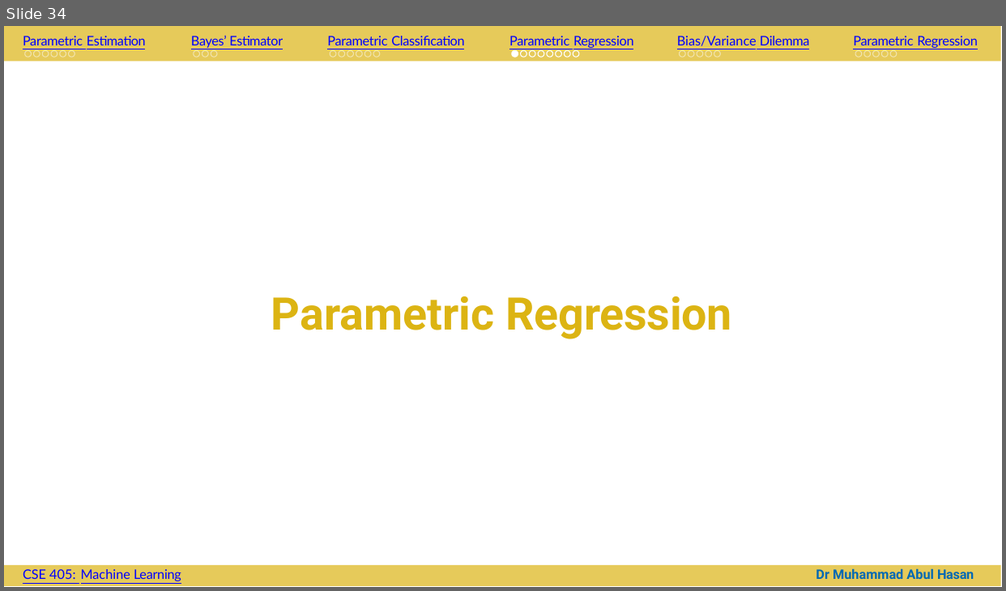
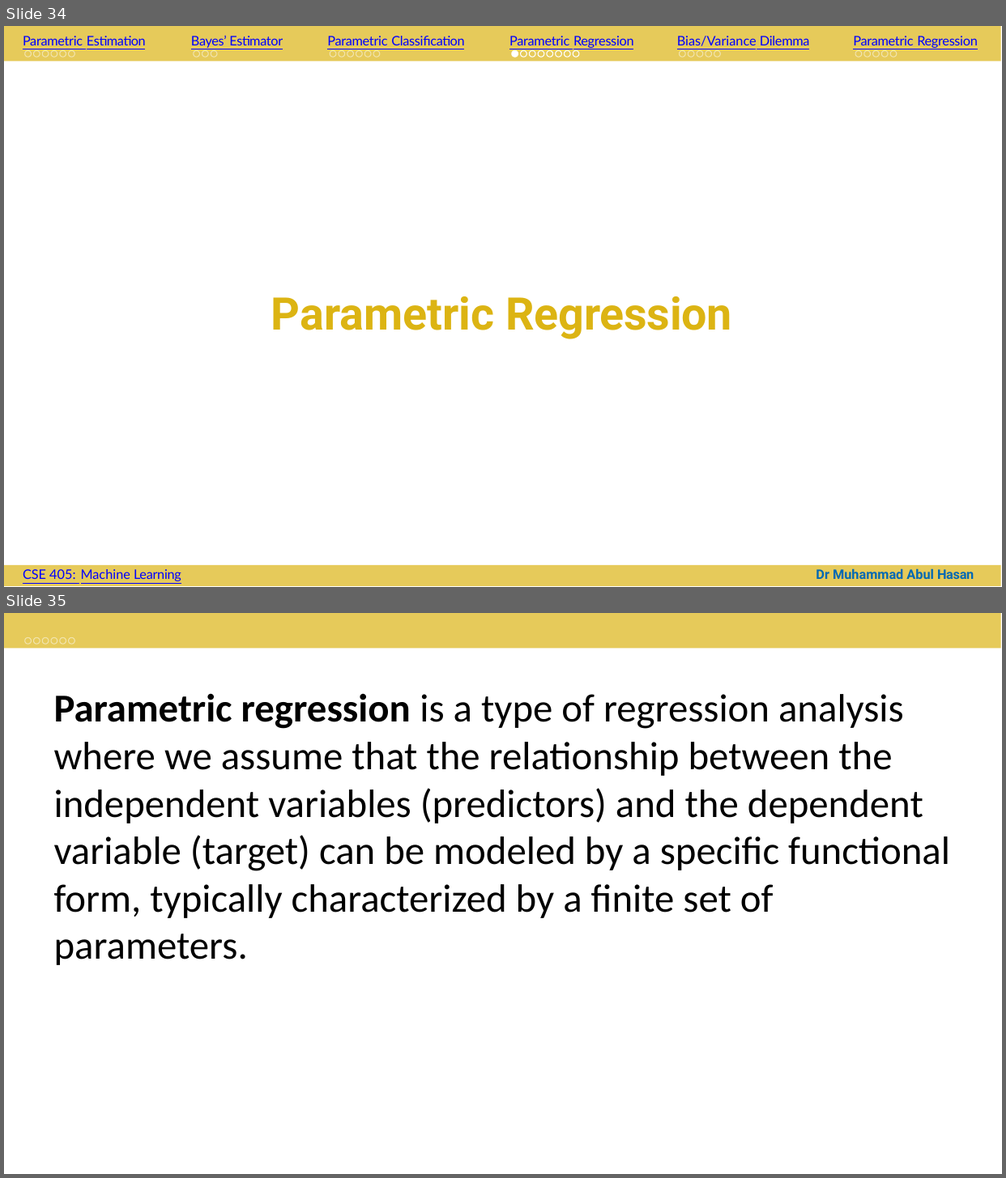
Before and after one commit to abrarhasan3/Green-Uni-All-Academic-Content, a slide deck: CSE 411 Machine Learning/CSE_411_ML_Ch_4 (1).pptx. Shown one above the other, each under a label of ours: slide 34 before the commit, slides 34 and 35 after it. The pictures are 1006x591 and 1006x1178 pixels, drawn with LibreOffice and Linux fonts; fonts in the diff are those of the drawing; background and template pictures are left out. Boxes give left, top, right and bottom in pixels: in the first picture for what was removed or moved away, otherwise in the second. Text is boxed around its words. In the diff, an @@ line names an element or a change of style, - is before the commit and + after.

Commit message:
Added ICT

```diff
--- a/CSE 411 Machine Learning/CSE_411_ML_Ch_4 (1).pptx
+++ b/CSE 411 Machine Learning/CSE_411_ML_Ch_4 (1).pptx
@@ slide 35 added at [4, 613, 1002, 1174], background #FFFFFF; not listed: 7 template elements that a slide beside it also shows @@
@@ text added at [54, 693, 950, 965], 18 pt, text #000000 @@
+Parametric regression is a type of regression analysis where we assume that the relationship between the independent variables (predictors) and the dependent variable (target) can be modeled by a specific functional form, typically characterized by a finite set of parameters.
```
Also in this commit, not shown: 3 slides changed.
